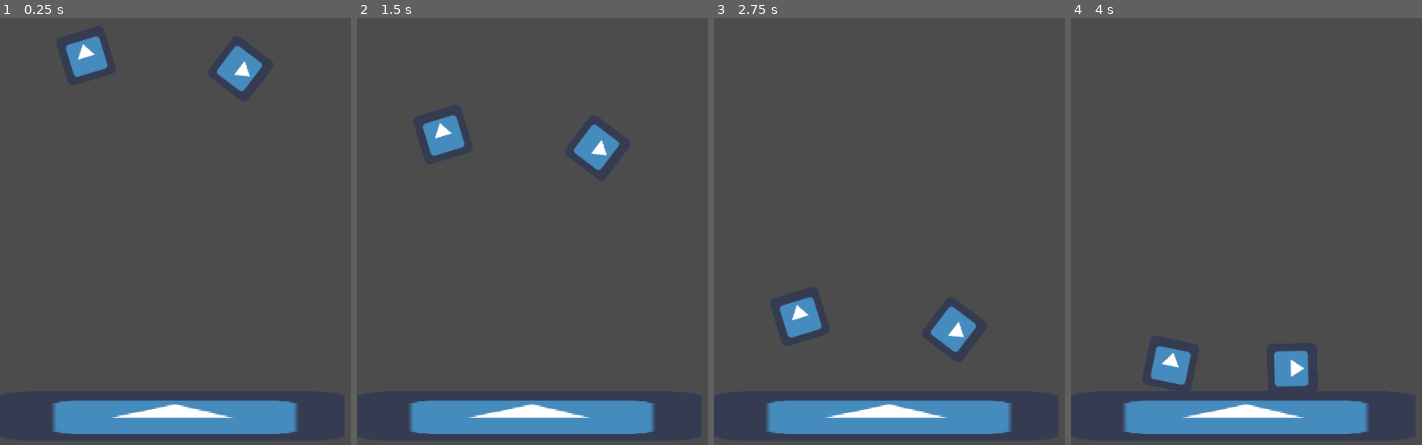
Above: before the commit, frames 1-4 (left to right).
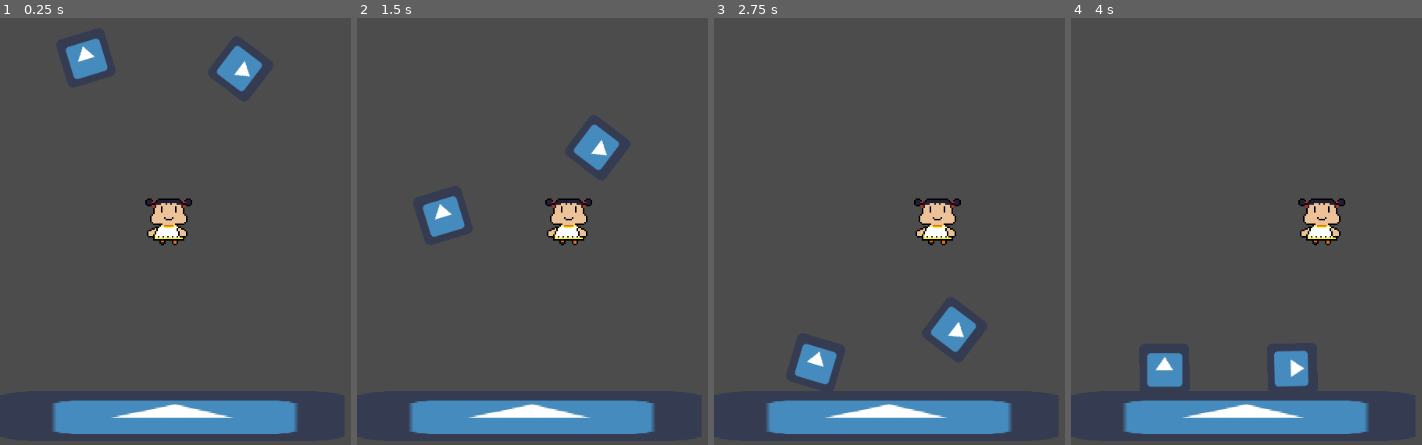
Above: after the commit, the same moments.

Repository: fuzhouch/colin-platformer-project
Game: Godot game, scene res://Level1.tscn
The game is run twice, just before and just after one commit, with the same random seed, the same clock (stepped at 60 frames per second) and the same inputs. The project has no main scene, so this scene is started directly. The engine's default icon, where the game draws it, is replaced by a stand-in: a white triangle on a blue panel in a dark square.
Inputs:
- Up to frame 1 (0.25 s): no input
- Up to frame 2 (1.5 s): hold Right (ui_right) 0.53-1.28 s; hold Left (ui_left) from 1.28 s (still down)
- Up to frame 3 (2.75 s): release Left (ui_left) at 2.03 s; hold Right (ui_right) from 2.03 s (still down)
- Up to frame 4 (4 s): release Right (ui_right) at 3.53 s; hold Left (ui_left) from 3.53 s (still down)

The runs differ from the first frame. In frame 1, 1.3% of the frame differs, in the area x 18-55%, y 4-54%; in frame 2, 2.7%, in the area x 18-67%, y 22-54%; in frame 3, 2.7%; in frame 4, 1.7%.

Commit message:
[NEW] Finish Session 2: Make character move.
NOTE: I use my own asset, as I can't find a proper assets used by Colin.
We may still hold a open topic, when building an asset.

Diff:
--- a/Level1.tscn
+++ b/Level1.tscn
@@ -1,6 +1,7 @@
-[gd_scene load_steps=4 format=2]
+[gd_scene load_steps=5 format=2]
 
 [ext_resource path="res://icon.png" type="Texture" id=1]
+[ext_resource path="res://Tsetseg.tscn" type="PackedScene" id=2]
 
 [sub_resource type="RectangleShape2D" id=1]
 extents = Vector2( 31.5, 31.5 )
@@ -13,6 +14,7 @@
 [node name="Block1" type="RigidBody2D" parent="."]
 position = Vector2( 110, 98 )
 rotation = -0.296162
+gravity_scale = 2.0
 __meta__ = {
 "_edit_group_": true
 }
@@ -52,3 +54,6 @@
 [node name="CollisionShape2D" type="CollisionShape2D" parent="Floor"]
 position = Vector2( 0, -0.5 )
 shape = SubResource( 2 )
+
+[node name="Steve" parent="." instance=ExtResource( 2 )]
+position = Vector2( 216, 314 )
--- /dev/null
+++ b/Tsetseg.gd
@@ -0,0 +1,21 @@
+extends KinematicBody2D
+
+var coins = 0
+var velocity = Vector2(0, 0)
+
+func _physics_process(delta):
+	if Input.is_action_pressed("ui_right"):
+		velocity.x = 100
+	elif Input.is_action_pressed("ui_left"):
+		velocity.x = -100
+	else:
+		pass
+
+	# "Slide" means - character keeps moving with same speed
+	# when starts moving, it does not stop if we have no more
+	# action.
+	move_and_slide(velocity)
+
+	velocity.x = lerp(velocity.x, 0, 0.1)
+	# Lerp = Linear interoperation
+	# 0.1 = 10%
--- /dev/null
+++ b/Tsetseg.tscn
@@ -0,0 +1,21 @@
+[gd_scene load_steps=4 format=2]
+
+[ext_resource path="res://assets/Tsetseg-01.png" type="Texture" id=1]
+[ext_resource path="res://Tsetseg.gd" type="Script" id=2]
+
+[sub_resource type="CapsuleShape2D" id=1]
+radius = 23.0
+height = 10.0
+
+[node name="Tsetseg" type="KinematicBody2D"]
+script = ExtResource( 2 )
+__meta__ = {
+"_edit_group_": true
+}
+
+[node name="Sprite" type="Sprite" parent="."]
+texture = ExtResource( 1 )
+
+[node name="CollisionShape2D" type="CollisionShape2D" parent="."]
+position = Vector2( 0, -2 )
+shape = SubResource( 1 )
Binary file added: assets/Tsetseg-01.png
Not shown, added: assets/Tsetseg-01.png.import
Binary file added: assets/Tsetseg-02.png
Not shown, added: assets/Tsetseg-02.png.import
Binary file added: assets/Tsetseg-03.png
Not shown, added: assets/Tsetseg-03.png.import
Binary file added: assets/Tsetseg-04.png
Not shown, added: assets/Tsetseg-04.png.import
Binary file added: assets/Tsetseg-05.png
Not shown, added: assets/Tsetseg-05.png.import
Binary file added: assets/Tsetseg-06.png
Not shown, added: assets/Tsetseg-06.png.import
(and 4 more such lines)
